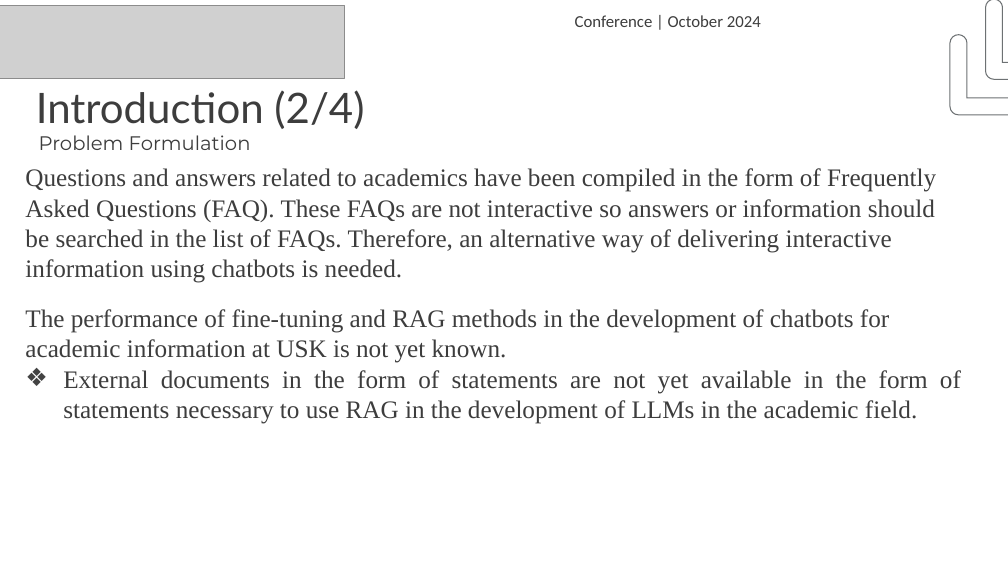
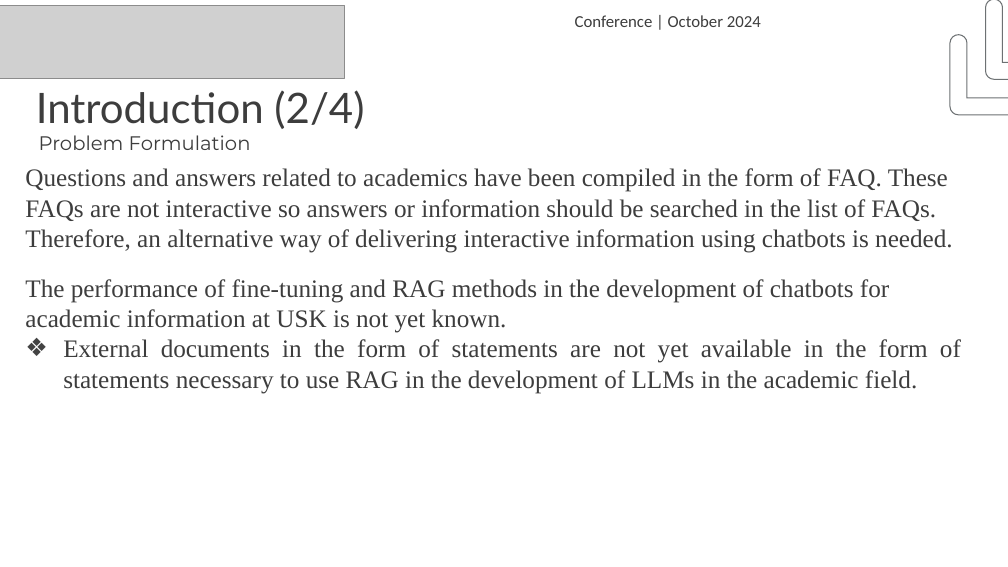
Before and after one commit to haryra/Tesis-s2-ai, a slide deck: slide 6 of Presentasi Conference Hary Rachmat 2108207010009 english.pptx. Drawn at 1008x567 pixels with LibreOffice and Linux fonts; fonts in the diff are those of the drawing; grey boxes stand for pictures. Boxes give left, top, right and bottom in pixels: in the first picture for what was removed or moved away, otherwise in the second. Text is boxed around its words. In the diff, an @@ line names an element or a change of style, - is before the commit and + after.

```diff
--- a/Presentasi Conference Hary Rachmat 2108207010009 english.pptx
+++ b/Presentasi Conference Hary Rachmat 2108207010009 english.pptx
@@ text at <box>25,168,961,394</box>: text changed @@
-❖ Questions and answers related to academics have been compiled in the form of Frequently Asked Questions (FAQ). These FAQs are not interactive so answers or information should be searched in the list of FAQs. Therefore, an alternative way of delivering interactive information using chatbots is needed.
-  The performance of fine-tuning and RAG methods in the development of chatbots for academic information at USK is not yet known.
-  External documents in the form of statements are not yet available in the form of statements necessary to use RAG in the development of LLMs in the academic field.
+❖ Questions and answers related to academics have been compiled in the form of FAQ. These FAQs are not interactive so answers or information should be searched in the list of FAQs. Therefore, an alternative way of delivering interactive information using chatbots is needed.
+  The performance of fine-tuning and RAG methods in the development of chatbots for academic information at USK is not yet known.
+  External documents in the form of statements are not yet available in the form of statements necessary to use RAG in the development of LLMs in the academic field.
```
Also in this commit, not shown: 1 other slide changed.
